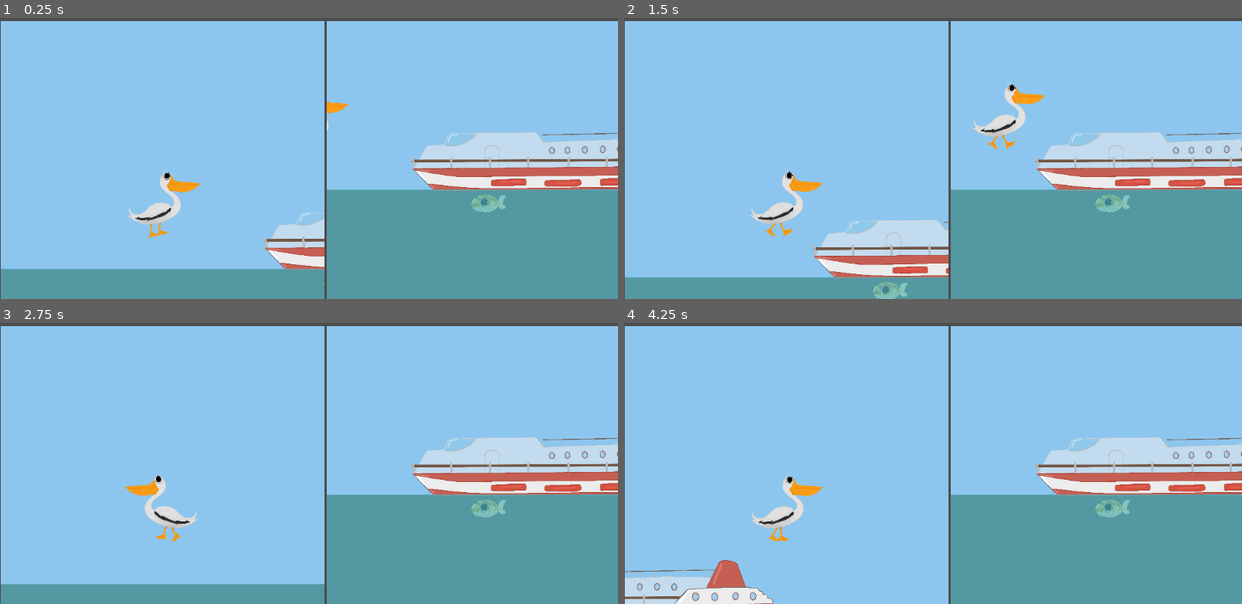
Above: before the commit, frames 1-4 (two rows, left to right).
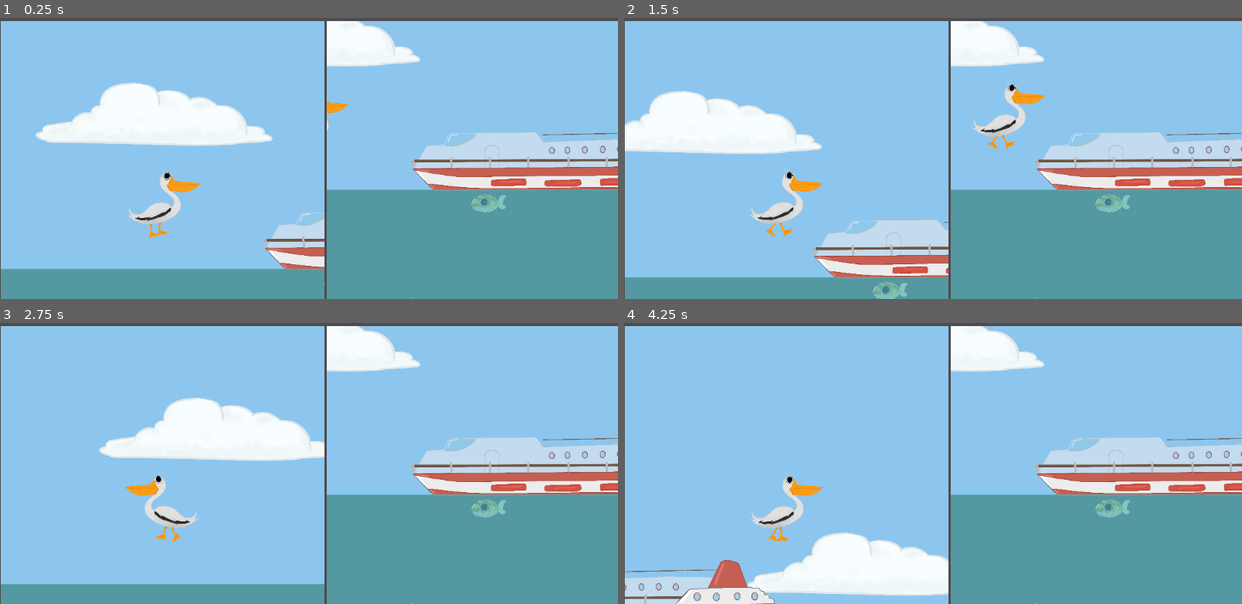
Above: after the commit, the same moments.

Repository: CISC204-S25/final-project-team-6
Game: Godot game, scene res://Game_scene.tscn
Two runs of this game, one before a commit and one after it. Both use one fixed random seed, a clock stepped at 60 frames per second and the inputs below. This scene is started directly instead of the project's main scene.
Inputs:
- Up to frame 1 (0.25 s): no input
- Up to frame 2 (1.5 s): tap Enter at 0.5 s; hold D (BirdRight) from 0.53 s (still down); tap E (BirdPickup) at 0.6 s; tap W (BirdUp) at 0.77 s; tap Space (Space) at 1.35 s
- Up to frame 3 (2.75 s): tap W (BirdUp) at 1.52 s; release D (BirdRight) at 2.03 s; hold A (BirdLeft) from 2.03 s (still down); tap E (BirdPickup) at 2.1 s
- Up to frame 4 (4.25 s): release A (BirdLeft) at 2.78 s; hold D (BirdRight) from 2.78 s (still down); tap Space (Space) at 2.85 s; tap W (BirdUp) at 3.02, 3.77 s; tap E (BirdPickup) at 3.6 s

The runs differ from the first frame. In frame 1, 7.1% of the frame differs, in the area x 5-68%, y 1-100%; in frame 2, 6.7%; in frame 3, 7.1%; in frame 4, 7.2%, in the area x 0-68%, y 1-100%.

Commit message:
added decorations in level.gd

Diff:
--- a/final-project/Game_scene.tscn
+++ b/final-project/Game_scene.tscn
@@ -23,10 +23,10 @@
 size = Vector2i(576, 648)
 render_target_update_mode = 4
 
+[node name="Level" parent="HBoxContainer/SubViewportContainer/SubViewport1" instance=ExtResource("3_2shka")]
+
 [node name="Camera2D1" type="Camera2D" parent="HBoxContainer/SubViewportContainer/SubViewport1"]
 position = Vector2(363, 165)
-
-[node name="Level" parent="HBoxContainer/SubViewportContainer/SubViewport1" instance=ExtResource("3_2shka")]
 
 [node name="pelican" parent="HBoxContainer/SubViewportContainer/SubViewport1" instance=ExtResource("2_n44ml")]
 collision_layer = 5
@@ -41,12 +41,12 @@
 size = Vector2i(576, 648)
 render_target_update_mode = 4
 
-[node name="Camera2D2" type="Camera2D" parent="HBoxContainer/SubViewportContainer2/SubViewport2"]
-position = Vector2(572, 367)
-
 [node name="pufferfish" parent="HBoxContainer/SubViewportContainer2/SubViewport2" instance=ExtResource("3_lelkb")]
 position = Vector2(572, 367)
 collision_layer = 3
+
+[node name="Camera2D2" type="Camera2D" parent="HBoxContainer/SubViewportContainer2/SubViewport2"]
+position = Vector2(572, 367)
 
 [connection signal="notSwimming" from="HBoxContainer/SubViewportContainer/SubViewport1/Level" to="HBoxContainer/SubViewportContainer2/SubViewport2/pufferfish" method="_on_level_not_swimming"]
 [connection signal="swimming" from="HBoxContainer/SubViewportContainer/SubViewport1/Level" to="HBoxContainer/SubViewportContainer2/SubViewport2/pufferfish" method="_on_level_swimming"]
--- a/final-project/level.tscn
+++ b/final-project/level.tscn
@@ -1,7 +1,15 @@
-[gd_scene load_steps=13 format=3 uid="uid://cb0g3kuyjojvx"]
+[gd_scene load_steps=16 format=3 uid="uid://cb0g3kuyjojvx"]
 
 [ext_resource type="Script" path="res://level.gd" id="1_yollh"]
 [ext_resource type="Texture2D" uid="uid://dwgu4k6cex4eg" path="res://boat.png" id="1_yq5xo"]
+[ext_resource type="PackedScene" uid="uid://ccfwphjtbl3pa" path="res://decoration/seaweed.tscn" id="2_ovwqk"]
+[ext_resource type="PackedScene" uid="uid://ejiif31yv3um" path="res://decoration/clump_of_rocks.tscn" id="3_mws6n"]
+[ext_resource type="PackedScene" uid="uid://bkit71ldcypvr" path="res://decoration/seashell.tscn" id="4_22smy"]
+[ext_resource type="PackedScene" uid="uid://vxypf6s87isl" path="res://decoration/lil_pebble.tscn" id="5_jj7nx"]
+[ext_resource type="PackedScene" uid="uid://ekshy4tsxoon" path="res://decoration/cloud.tscn" id="6_17kgl"]
+
+[sub_resource type="RectangleShape2D" id="RectangleShape2D_uc3v8"]
+size = Vector2(5672, 356)
 
 [sub_resource type="RectangleShape2D" id="RectangleShape2D_ufkib"]
 size = Vector2(5657, 410)
@@ -9,9 +17,6 @@
 [sub_resource type="RectangleShape2D" id="RectangleShape2D_04u62"]
 size = Vector2(5652, 312)
 
-[sub_resource type="RectangleShape2D" id="RectangleShape2D_uc3v8"]
-size = Vector2(5672, 356)
-
 [sub_resource type="RectangleShape2D" id="RectangleShape2D_202l6"]
 size = Vector2(572, 87)
 
@@ -27,13 +32,124 @@
 [sub_resource type="RectangleShape2D" id="RectangleShape2D_m14g1"]
 size = Vector2(81, 861)
 
-[sub_resource type="CircleShape2D" id="CircleShape2D_v8h8h"]
-
-[sub_resource type="RectangleShape2D" id="RectangleShape2D_51bkt"]
-size = Vector2(142, 437)
-
 [node name="Level" type="Node2D"]
 script = ExtResource("1_yollh")
+
+[node name="Sky" type="Area2D" parent="."]
+metadata/_edit_group_ = true
+
+[node name="sand" type="ColorRect" parent="Sky"]
+offset_left = -947.0
+offset_top = 585.0
+offset_right = 7714.0
+offset_bottom = 1053.0
+color = Color(0.861416, 0.732989, 0.466474, 1)
+
+[node name="seaweed" parent="Sky" instance=ExtResource("2_ovwqk")]
+position = Vector2(96, 590)
+
+[node name="ColorRect" type="ColorRect" parent="Sky"]
+offset_left = -943.0
+offset_top = -709.0
+offset_right = 7607.0
+offset_bottom = 350.0
+color = Color(0.550198, 0.776587, 0.938191, 1)
+metadata/_edit_group_ = true
+
+[node name="CollisionShape2D" type="CollisionShape2D" parent="Sky"]
+visible = false
+position = Vector2(2826, 168)
+shape = SubResource("RectangleShape2D_uc3v8")
+
+[node name="ClumpOfRocks" parent="Sky" instance=ExtResource("3_mws6n")]
+position = Vector2(273, 694)
+
+[node name="seashell" parent="Sky" instance=ExtResource("4_22smy")]
+position = Vector2(658, 606)
+
+[node name="seaweed2" parent="Sky" instance=ExtResource("2_ovwqk")]
+position = Vector2(518, 748)
+
+[node name="seaweed3" parent="Sky" instance=ExtResource("2_ovwqk")]
+position = Vector2(426, 576)
+
+[node name="lilPebble" parent="Sky" instance=ExtResource("5_jj7nx")]
+position = Vector2(-41, 702)
+
+[node name="seaweed4" parent="Sky" instance=ExtResource("2_ovwqk")]
+position = Vector2(-191, 608)
+
+[node name="ClumpOfRocks2" parent="Sky" instance=ExtResource("3_mws6n")]
+position = Vector2(1036, 681)
+
+[node name="seaweed5" parent="Sky" instance=ExtResource("2_ovwqk")]
+position = Vector2(817, 662)
+
+[node name="seaweed6" parent="Sky" instance=ExtResource("2_ovwqk")]
+position = Vector2(1121, 784)
+
+[node name="lilPebble2" parent="Sky" instance=ExtResource("5_jj7nx")]
+position = Vector2(1152, 607)
+
+[node name="seaweed7" parent="Sky" instance=ExtResource("2_ovwqk")]
+position = Vector2(1271, 610)
+
+[node name="seashell2" parent="Sky" instance=ExtResource("4_22smy")]
+position = Vector2(1400, 747)
+
+[node name="seaweed8" parent="Sky" instance=ExtResource("2_ovwqk")]
+position = Vector2(1505, 661)
+
+[node name="ClumpOfRocks3" parent="Sky" instance=ExtResource("3_mws6n")]
+position = Vector2(1731, 813)
+
+[node name="lilPebble3" parent="Sky" instance=ExtResource("5_jj7nx")]
+position = Vector2(1560, 622)
+
+[node name="seaweed9" parent="Sky" instance=ExtResource("2_ovwqk")]
+position = Vector2(1710, 576)
+
+[node name="seaweed10" parent="Sky" instance=ExtResource("2_ovwqk")]
+position = Vector2(1886, 735)
+
+[node name="seashell3" parent="Sky" instance=ExtResource("4_22smy")]
+position = Vector2(1959, 647)
+
+[node name="cloud" parent="Sky" instance=ExtResource("6_17kgl")]
+position = Vector2(266, 66)
+
+[node name="cloud2" parent="Sky" instance=ExtResource("6_17kgl")]
+position = Vector2(1201, 229)
+
+[node name="cloud3" parent="Sky" instance=ExtResource("6_17kgl")]
+position = Vector2(1813, -35)
+
+[node name="cloud4" parent="Sky" instance=ExtResource("6_17kgl")]
+position = Vector2(908, -358)
+
+[node name="cloud5" parent="Sky" instance=ExtResource("6_17kgl")]
+position = Vector2(2672, 117)
+
+[node name="cloud6" parent="Sky" instance=ExtResource("6_17kgl")]
+position = Vector2(3142, -348)
+
+[node name="seashell4" parent="Sky" instance=ExtResource("4_22smy")]
+position = Vector2(2550, 810)
+
+[node name="seaweed11" parent="Sky" instance=ExtResource("2_ovwqk")]
+position = Vector2(2236, 632)
+
+[node name="lilPebble4" parent="Sky" instance=ExtResource("5_jj7nx")]
+position = Vector2(2437, 632)
+
+[node name="seaweed12" parent="Sky" instance=ExtResource("2_ovwqk")]
+position = Vector2(2642, 598)
+
+[node name="ClumpOfRocks4" parent="Sky" instance=ExtResource("3_mws6n")]
+position = Vector2(2876, 670)
+
+[node name="seaweed13" parent="Sky" instance=ExtResource("2_ovwqk")]
+position = Vector2(3101, 737)
 
 [node name="Ocean" type="Node" parent="."]
 
@@ -51,6 +167,7 @@
 color = Color(0.341176, 0.701961, 0.74902, 0.733333)
 
 [node name="CollisionShape2D" type="CollisionShape2D" parent="Ocean/swimming"]
+visible = false
 position = Vector2(2818.5, 173)
 shape = SubResource("RectangleShape2D_ufkib")
 
@@ -61,30 +178,9 @@
 metadata/_edit_group_ = true
 
 [node name="CollisionShape2D" type="CollisionShape2D" parent="Ocean/flying"]
+visible = false
 position = Vector2(2825, 133)
 shape = SubResource("RectangleShape2D_04u62")
-
-[node name="Sky" type="Area2D" parent="."]
-metadata/_edit_group_ = true
-
-[node name="ColorRect" type="ColorRect" parent="Sky"]
-offset_left = -943.0
-offset_top = -709.0
-offset_right = 7607.0
-offset_bottom = 350.0
-color = Color(0.550198, 0.776587, 0.938191, 1)
-metadata/_edit_group_ = true
-
-[node name="CollisionShape2D" type="CollisionShape2D" parent="Sky"]
-position = Vector2(2826, 168)
-shape = SubResource("RectangleShape2D_uc3v8")
-
-[node name="sand" type="ColorRect" parent="Sky"]
-offset_left = -947.0
-offset_top = 585.0
-offset_right = 7714.0
-offset_bottom = 1053.0
-color = Color(0.861416, 0.732989, 0.466474, 1)
 
 [node name="boat" type="StaticBody2D" parent="."]
 position = Vector2(445, 276)
@@ -100,7 +196,8 @@
 texture = ExtResource("1_yq5xo")
 
 [node name="border_top" type="StaticBody2D" parent="."]
-position = Vector2(-19, -62)
+position = Vector2(-19, -332)
+scale = Vector2(0.563441, 0.679401)
 metadata/_edit_group_ = true
 
 [node name="CollisionShape2D" type="CollisionShape2D" parent="border_top"]
@@ -109,6 +206,7 @@
 
 [node name="border_bottom" type="StaticBody2D" parent="."]
 position = Vector2(-20, 760)
+scale = Vector2(0.554981, 0.826707)
 metadata/_edit_group_ = true
 
 [node name="CollisionShape2D" type="CollisionShape2D" parent="border_bottom"]
@@ -116,6 +214,8 @@
 shape = SubResource("RectangleShape2D_7euh8")
 
 [node name="border_left" type="StaticBody2D" parent="."]
+position = Vector2(-3, -194)
+scale = Vector2(1, 1.08165)
 metadata/_edit_group_ = true
 
 [node name="CollisionShape2D" type="CollisionShape2D" parent="border_left"]
@@ -123,33 +223,13 @@
 shape = SubResource("RectangleShape2D_63hxn")
 
 [node name="border_right" type="StaticBody2D" parent="."]
-position = Vector2(5550, 13)
+position = Vector2(3027, -275)
+scale = Vector2(0.932879, 1.48364)
 metadata/_edit_group_ = true
 
 [node name="CollisionShape2D" type="CollisionShape2D" parent="border_right"]
 position = Vector2(131.5, 316.5)
 shape = SubResource("RectangleShape2D_m14g1")
 
-[node name="collectable" type="Area2D" parent="."]
-position = Vector2(680, 251)
-metadata/_edit_group_ = true
-
-[node name="CollisionShape2D" type="CollisionShape2D" parent="collectable"]
-shape = SubResource("CircleShape2D_v8h8h")
-
-[node name="Sprite2D" type="Sprite2D" parent="collectable"]
-
-[node name="Seaweed" type="StaticBody2D" parent="."]
-position = Vector2(1484, 718)
-collision_layer = 5
-collision_mask = 5
-metadata/_edit_group_ = true
-
-[node name="CollisionShape2D" type="CollisionShape2D" parent="Seaweed"]
-position = Vector2(61, -177.5)
-shape = SubResource("RectangleShape2D_51bkt")
-
-[node name="Sprite2D" type="Sprite2D" parent="Seaweed"]
-
 [connection signal="body_entered" from="Ocean/swimming" to="." method="_on_swimming_body_entered"]
 [connection signal="body_exited" from="Ocean/swimming" to="." method="_on_swimming_body_exited"]
